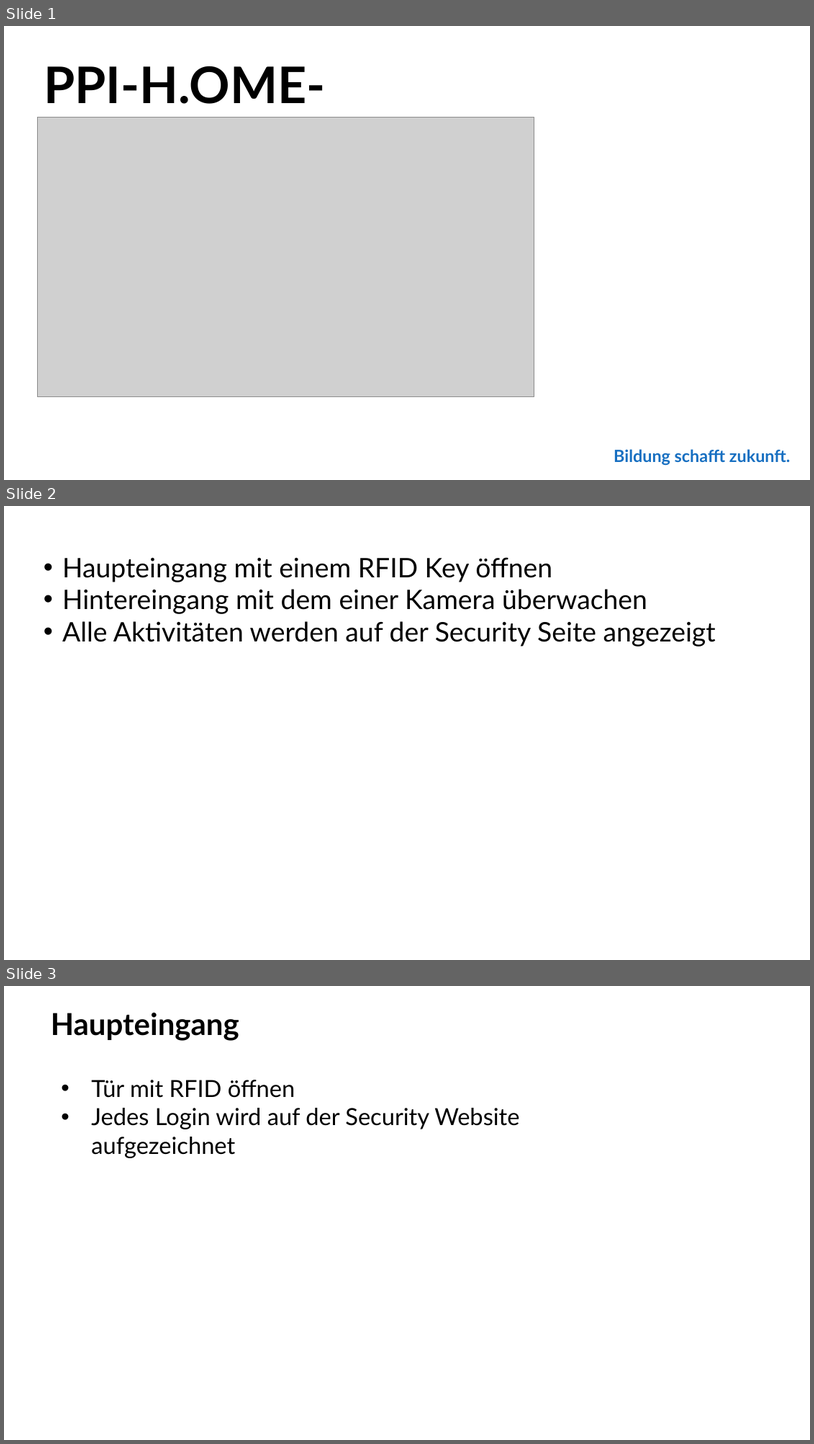
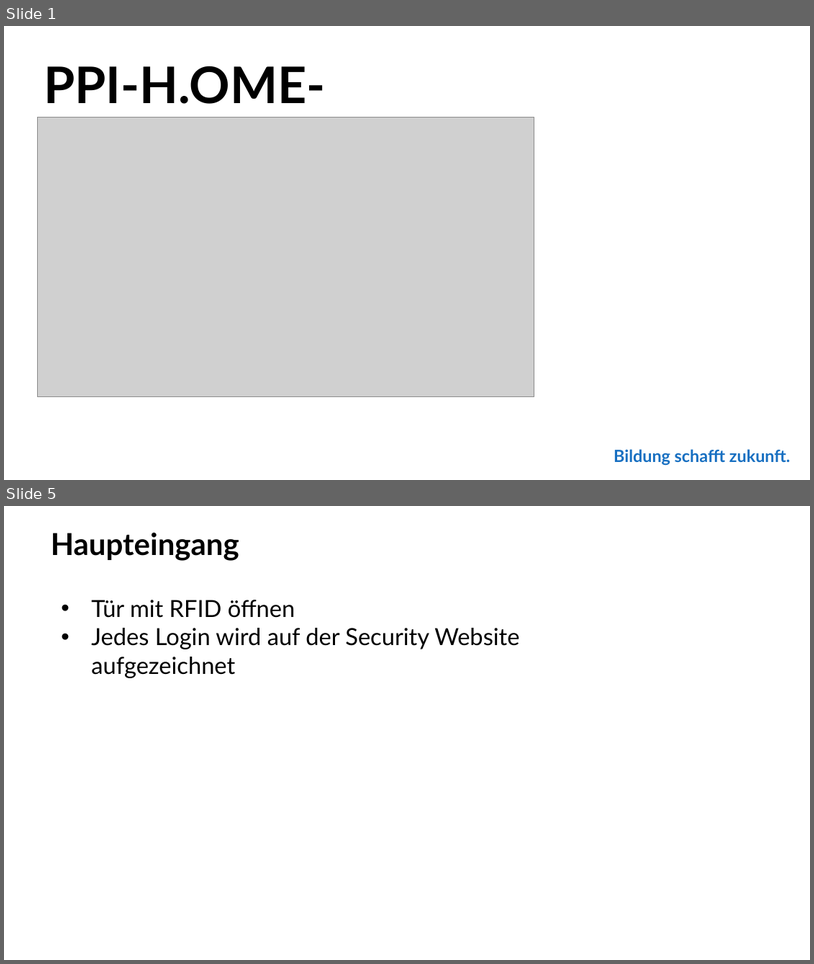
Before and after one commit to JustJ4Y/PI-SPACE-H-SECURITY, a slide deck: PPI-H.OME.pptx. Shown one above the other, each under a label of ours: slides 1, 2 and 3 before the commit, slides 1 and 5 after it; the slides between them are not shown. The pictures are 814x1444 and 814x964 pixels, drawn with LibreOffice and Linux fonts; fonts in the diff are those of the drawing; grey boxes stand for pictures; background and template pictures are left out. Boxes give left, top, right and bottom in pixels: in the first picture for what was removed or moved away, otherwise in the second. Text is boxed around its words. In the diff, an @@ line names an element or a change of style, - is before the commit and + after.

```diff
--- a/PPI-H.OME.pptx
+++ b/PPI-H.OME.pptx
@@ slide 2 removed at bbox=[4, 506, 810, 960], background #FFFFFF @@
@@ text removed at bbox=[62, 557, 648, 646] @@
-• Haupteingang mit einem RFID Key öffnen
-• Hintereingang mit dem einer Kamera überwachen
-• Alle Aktivitäten werden auf der Security Seite angezeigt
@@ what was slide 3 is now slide 5 @@
```
Also in this commit, not shown: 3 slides added, 4 other files.
